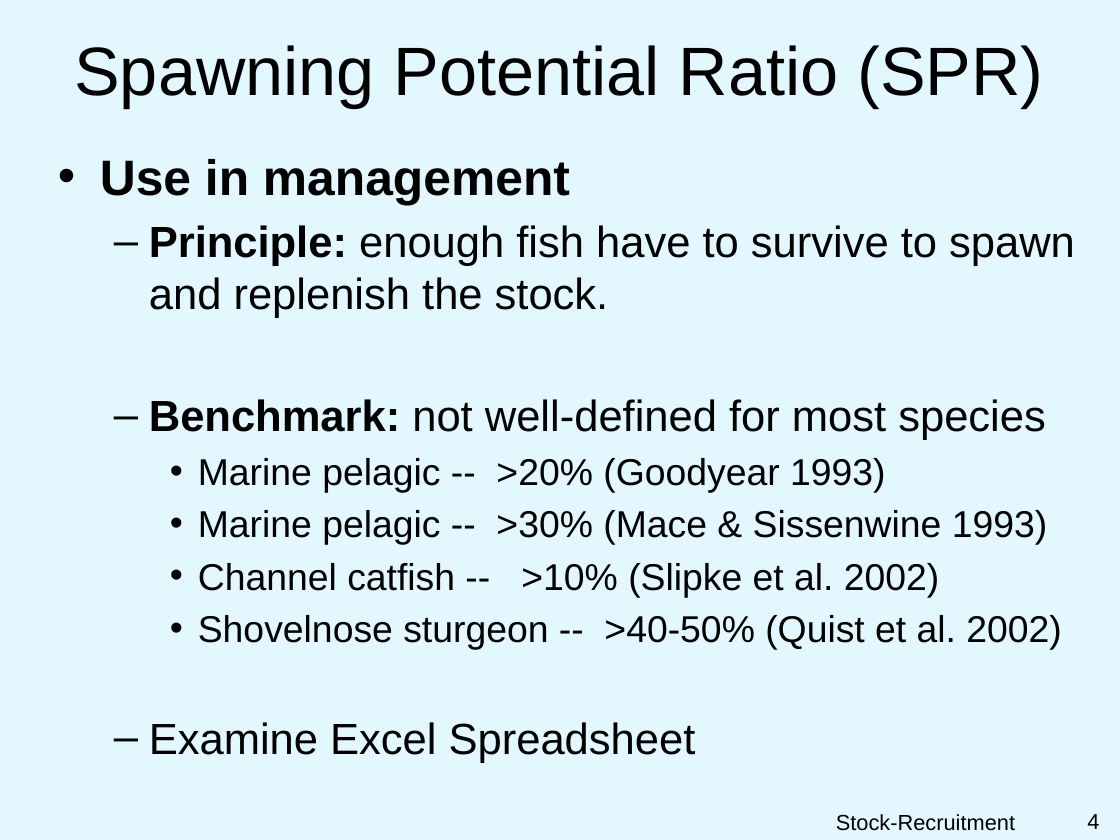
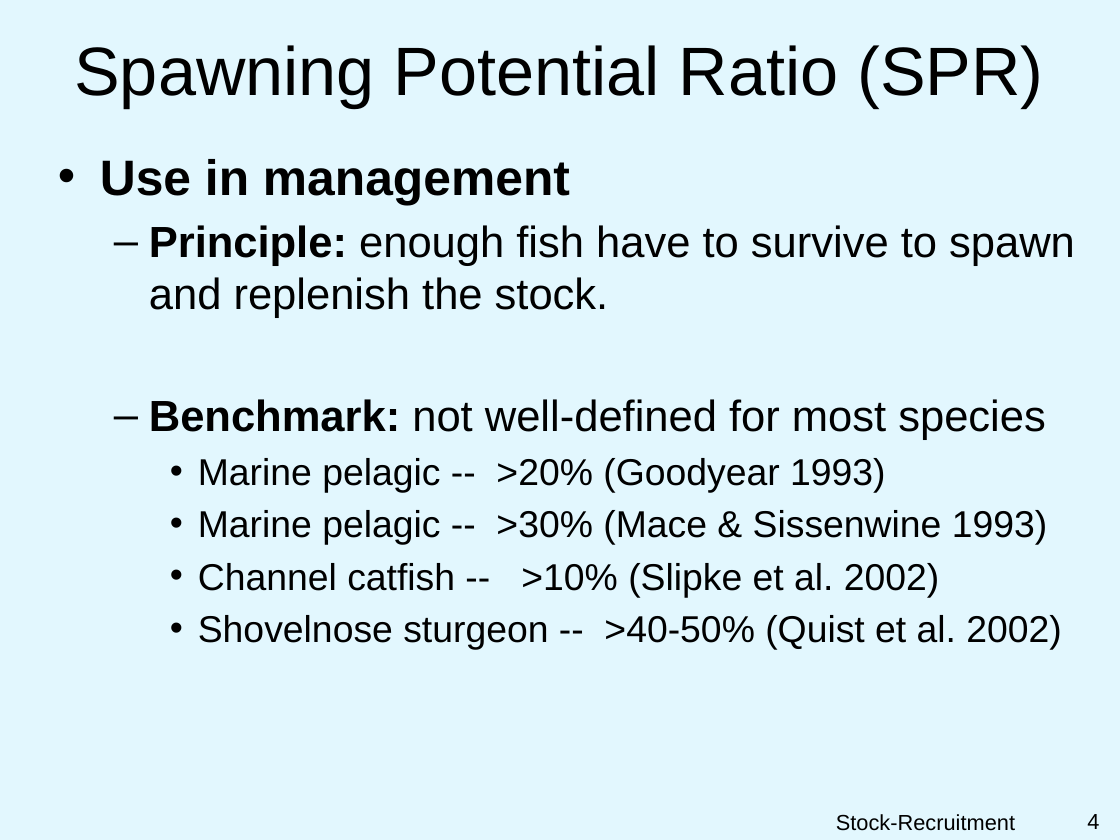
Before and after one commit to droglenc/NCNRS349, a slide deck: slide 4 of modules/Recruitment/PPT-SPR.pptx. Drawn at 1120x840 pixels with LibreOffice and Linux fonts; fonts in the diff are those of the drawing; background and template pictures are left out. Boxes give left, top, right and bottom in pixels: in the first picture for what was removed or moved away, otherwise in the second. Text is boxed around its words. In the diff, an @@ line names an element or a change of style, - is before the commit and + after.

```diff
--- a/modules/Recruitment/PPT-SPR.pptx
+++ b/modules/Recruitment/PPT-SPR.pptx
@@ text at bbox=[149, 722, 696, 763]: paragraph removed @@
-  – Examine Excel Spreadsheet
```
Also in this commit, not shown: 1 other slide changed, 4 other files.
